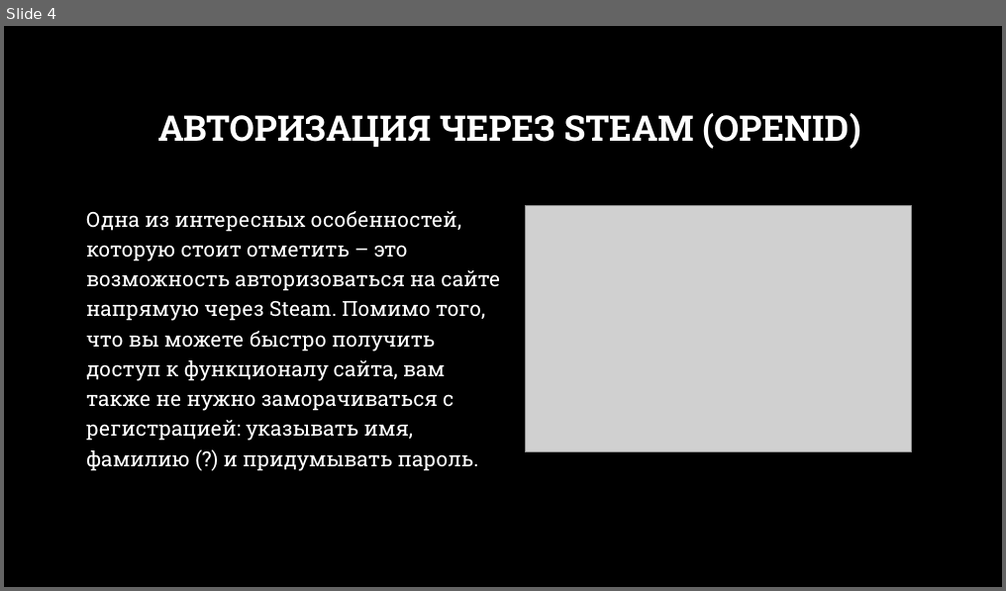
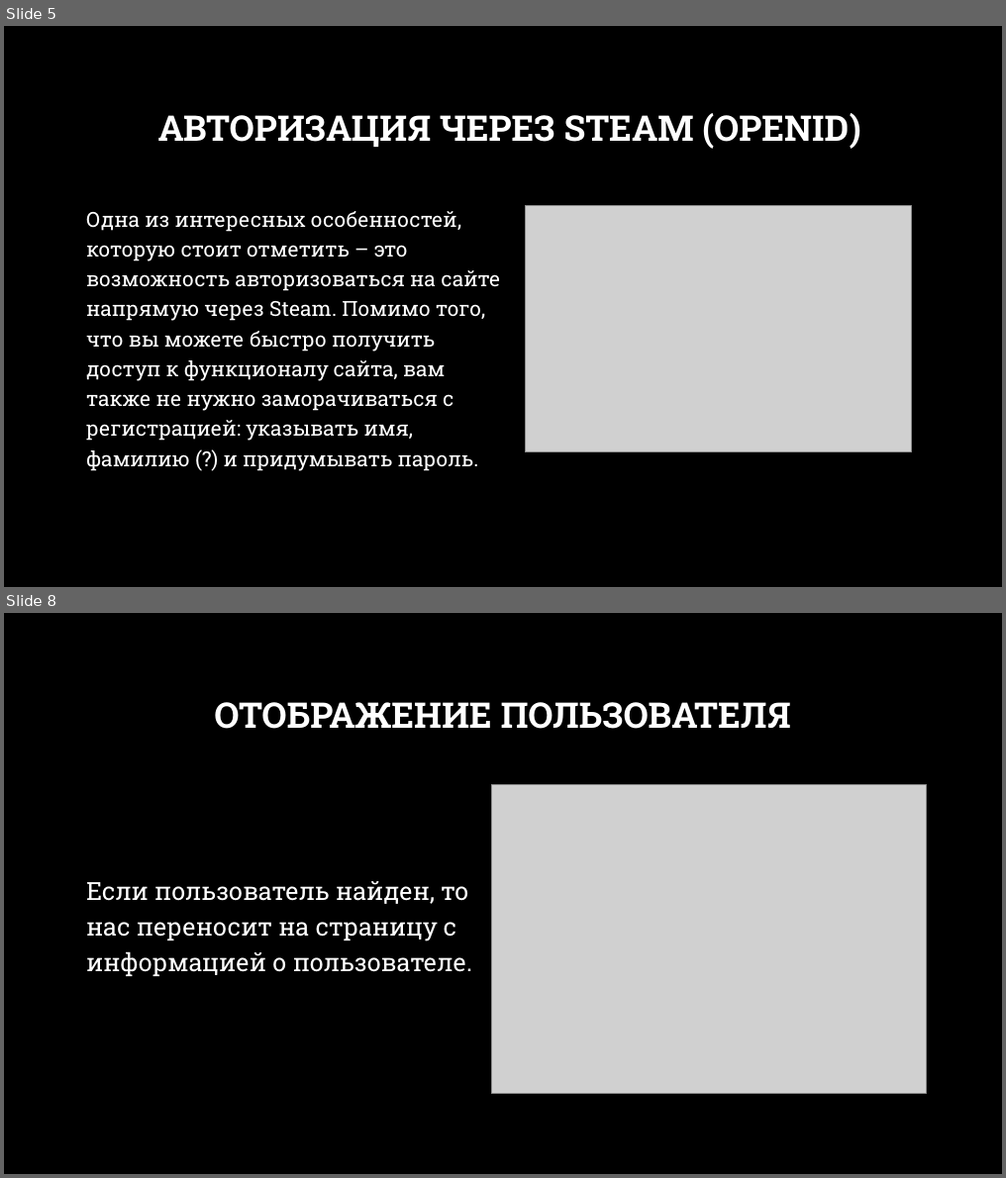
Before and after one commit to Andrey0828/Steamscroller, a slide deck: doc/Steamscroller.PPTX. Shown one above the other, each under a label of ours: slide 4 before the commit, slides 5 and 8 after it; the slides between them are not shown. The pictures are 1006x591 and 1006x1178 pixels, drawn with LibreOffice and Linux fonts; fonts in the diff are those of the drawing; grey boxes stand for pictures; background and template pictures are left out. Boxes give left, top, right and bottom in pixels: in the first picture for what was removed or moved away, otherwise in the second. Text is boxed around its words. In the diff, an @@ line names an element or a change of style, - is before the commit and + after.

```diff
--- a/doc/Steamscroller.PPTX
+++ b/doc/Steamscroller.PPTX
@@ slide 8 added at box(4, 613, 1002, 1174), background picture (left out) @@
@@ title added at box(214, 702, 791, 729), 34 pt, text #FFFFFF, bold @@
+ОТОБРАЖЕНИЕ ПОЛЬЗОВАТЕЛЯ
@@ picture added at box(491, 784, 927, 1093) @@
@@ text added at box(86, 881, 473, 976), 24 pt, text #FFFFFF @@
+Если пользователь найден, то нас переносит на страницу с информацией о пользователе.
@@ what was slide 4 is now slide 5 @@
```
Also in this commit, not shown: 1 slide changed, 6 other slides added.
